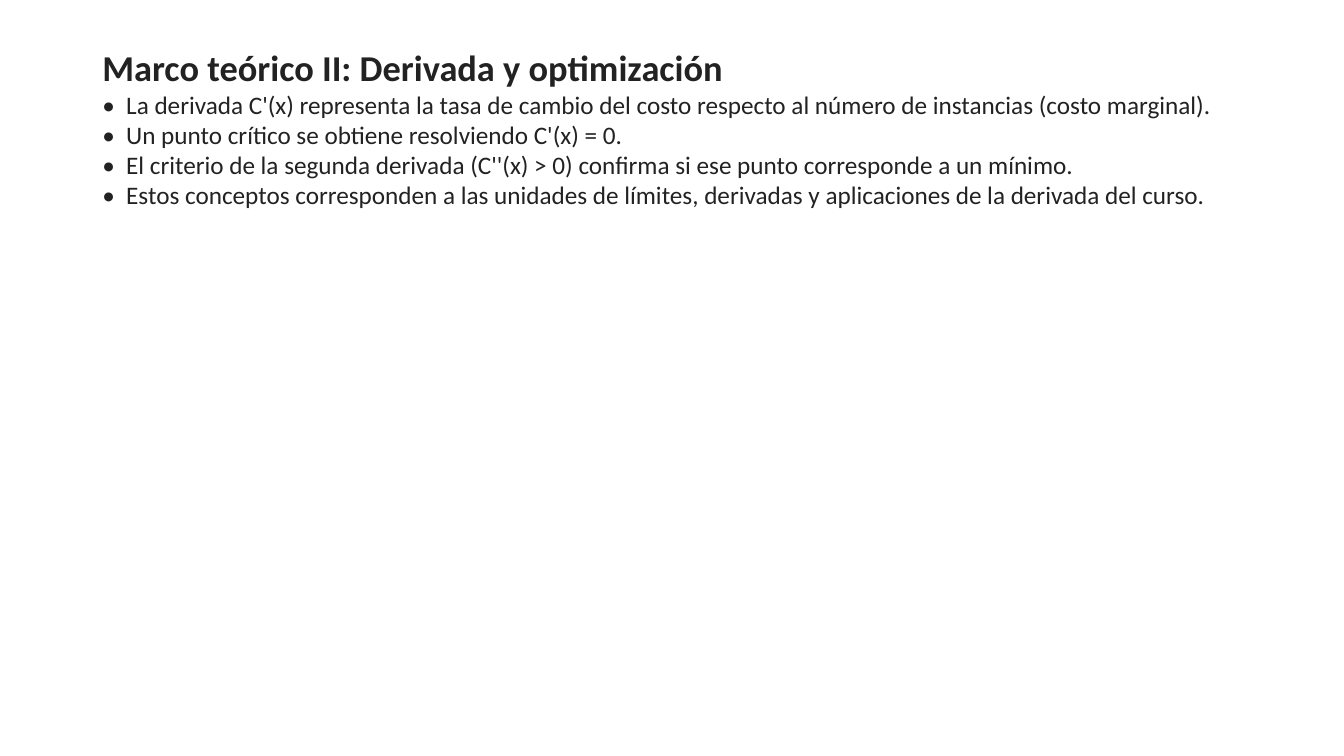
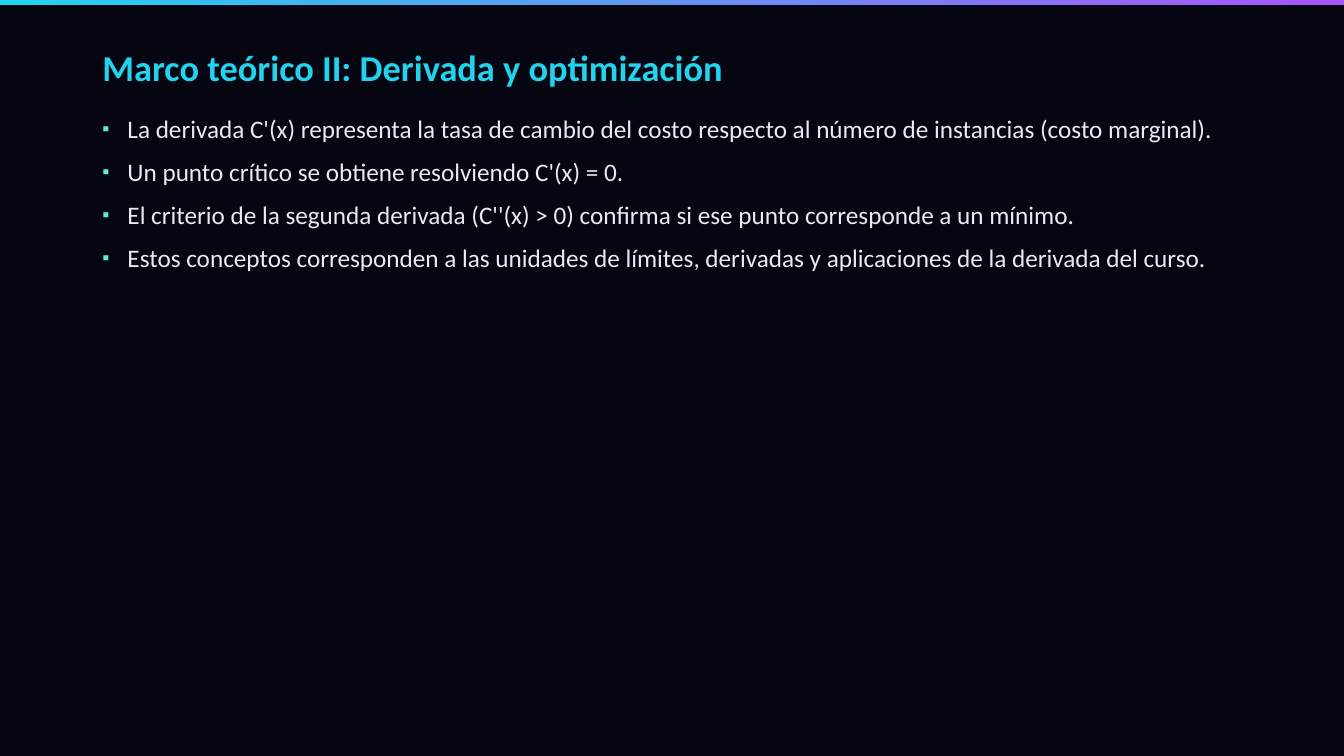
Before and after one commit to acarrascov/proyecto-calculo-optimizacion-cloud, a slide deck: slide 9 of Presentación Proyecto.pptx. Drawn at 1344x756 pixels with LibreOffice and Linux fonts; fonts in the diff are those of the drawing. Boxes give left, top, right and bottom in pixels: in the first picture for what was removed or moved away, otherwise in the second. Text is boxed around its words. In the diff, an @@ line names an element or a change of style, - is before the commit and + after.

```diff
--- a/Presentación Proyecto.pptx
+++ b/Presentación Proyecto.pptx
@@ background #FFFFFF to #050611 @@
@@ rectangle added at <box>0,0,1344,5</box>, fill gradient #22D3EE to #A855F7 @@
@@ text at <box>102,55,723,87</box>: text colour #222222 to #22D3EE in "Marco teórico II: Derivada y optimización"; more space between paragraphs @@
@@ text at <box>127,119,1211,271</box>: text changed; text colour #222222 to #E6EBF5 @@
-• La derivada C'(x) representa la tasa de cambio del costo respecto al número de instancias (costo marginal).
-• Un punto crítico se obtiene resolviendo C'(x) = 0.
-• El criterio de la segunda derivada (C''(x) > 0) confirma si ese punto corresponde a un mínimo.
-• Estos conceptos corresponden a las unidades de límites, derivadas y aplicaciones de la derivada del curso.
+▪ La derivada C'(x) representa la tasa de cambio del costo respecto al número de instancias (costo marginal).
+▪ Un punto crítico se obtiene resolviendo C'(x) = 0.
+▪ El criterio de la segunda derivada (C''(x) > 0) confirma si ese punto corresponde a un mínimo.
+▪ Estos conceptos corresponden a las unidades de límites, derivadas y aplicaciones de la derivada del curso.
```
Also in this commit, not shown: 13 other slides changed, 1 other file.
